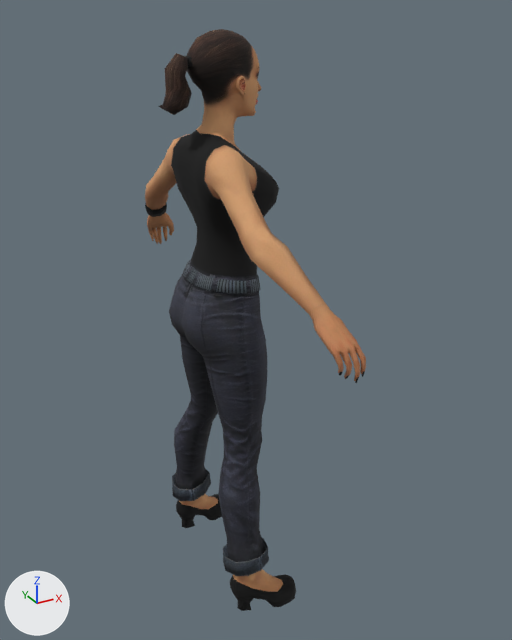
An edit to the OBJ model tools/objectview/data/Girl/Girl.obj, drawn before and after from the same camera.
Before and after are seen from a 50 mm lens placed at (-1.646, -3.626, 3.373), pointed at (0.225, -0.223, 1.671). Arrows for +X, +Y and +Z are at lower left; the lights stay in place. Where no turn or scale is listed for an object, it has been applied to the vertices.

Objects in the first picture: 'CH_FNPCbot01'.
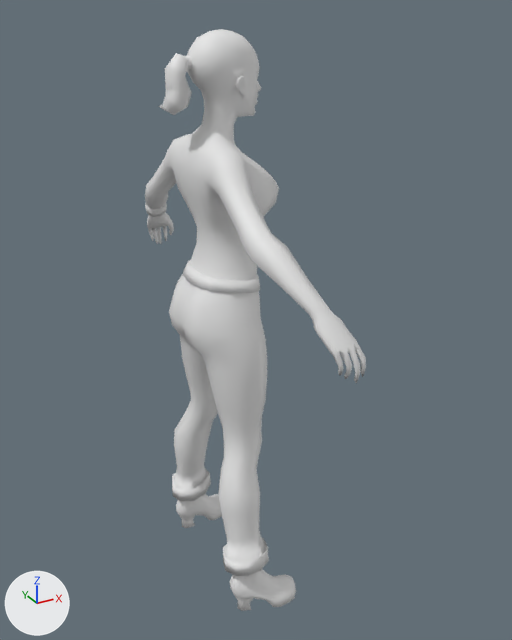
The newer file is also turned or shifted as a whole; pictures and numbers use the older file's frame.

Location of each change, [x1, y1, x2, y2] in pixels of the pictures (512 x 640 px):
'CH_FNPCbot01', recoloured: [145, 29, 366, 611] in both

The change in detail:
me_ch_fnpcbot01 has 1607 vertices, 3135 faces and spans x -0.28..0.33, y -1.36..1.05, z -0.11..3.28.
me_ch_fnpcbot01 no longer uses material mat_material__35 (picture img_girl_cm_png).
